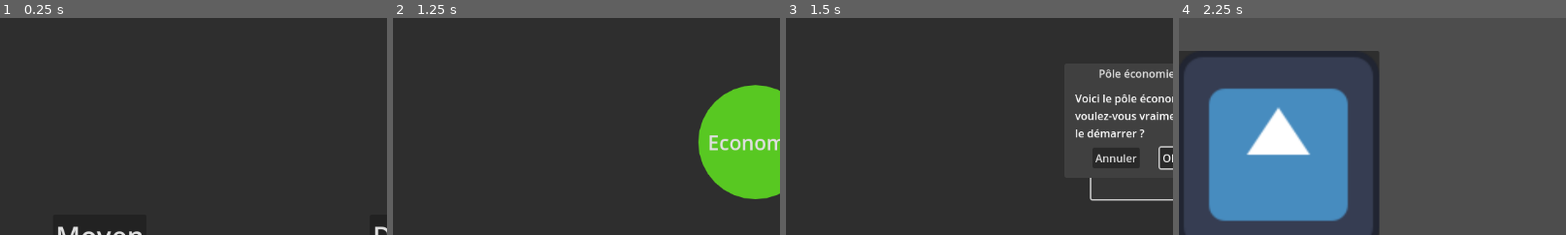
Above: before the commit, frames 1-4 (left to right).
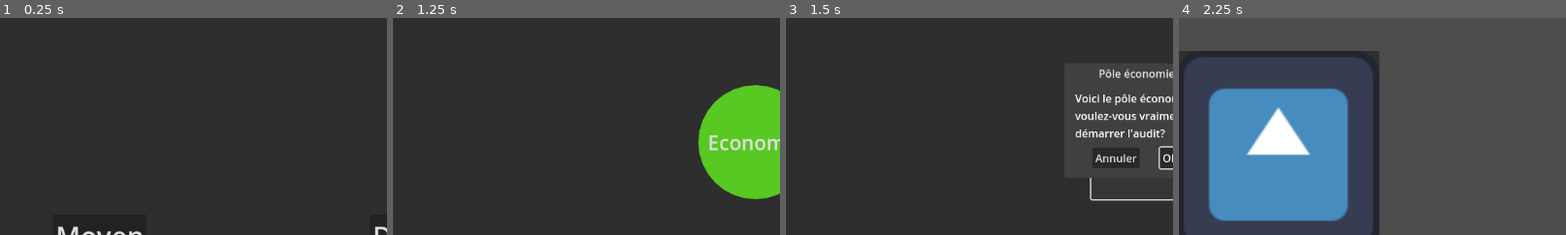
Above: after the commit, the same moments.

Repository: Bebel9445/audit_inc
Game: Godot game, scene res://Scenes/Main.tscn
Same seed, same stepped clock (60 frames per second), same inputs: the game is played once before the commit and once after it. The engine's default icon, where the game draws it, is replaced by a stand-in: a white triangle on a blue panel in a dark square.
Inputs:
- Up to frame 1 (0.25 s): no input
- Up to frame 2 (1.25 s): click "Facile" at 0.5 s
- Up to frame 3 (1.5 s): click "Economie" at 1.25 s
- Up to frame 4 (2.25 s): click "OK" at 2 s
The pictures show only the part of the screen within x 37-87%, y 0-50%; the shares and areas given below are measured in that part.

Frames 1-2 are identical in both runs. In frame 3, 0.6% of the frame differs, in the area x 74-98%, y 50-56%; in frame 4, nothing differs.

Commit message:
Modif des textes des pop-pups(pas terminé)

Diff:
--- a/Scenes/choixPoles.tscn
+++ b/Scenes/choixPoles.tscn
@@ -47,7 +47,7 @@
 title = "Pôle économie"
 position = Vector2i(850, 100)
 size = Vector2i(200, 132)
-dialog_text = "Voici le pôle économie, voulez-vous vraiment le démarrer ?"
+dialog_text = "Voici le pôle économie, voulez-vous vraiment démarrer l'audit?"
 dialog_autowrap = true
 cancel_button_text = "Annuler"
 
@@ -55,7 +55,7 @@
 title = "Pôle RH"
 position = Vector2i(100, 400)
 size = Vector2i(200, 132)
-dialog_text = "Voici le pôle RH, voulez-vous vraiment le démarrer ?"
+dialog_text = "Voici le pôle RH, voulez-vous vraiment démarrer l'audit?"
 dialog_autowrap = true
 cancel_button_text = "Annuler"
 
@@ -63,7 +63,7 @@
 title = "Pôle Fournitures"
 position = Vector2i(850, 400)
 size = Vector2i(200, 132)
-dialog_text = "Voici le pôle RH, voulez-vous vraiment le démarrer ?"
+dialog_text = "Voici le pôle RH, voulez-vous vraiment démarrer l'audit?"
 dialog_autowrap = true
 cancel_button_text = "Annuler"
 
@@ -71,7 +71,7 @@
 title = "Pôle Bien-être"
 position = Vector2i(100, 100)
 size = Vector2i(200, 132)
-dialog_text = "Voici le pôle bien-être, voulez-vous vraiment le démarrer ?"
+dialog_text = "Voici le pôle bien-être, voulez-vous vraiment démarrer l'audit?"
 dialog_autowrap = true
 cancel_button_text = "Annuler"
 
